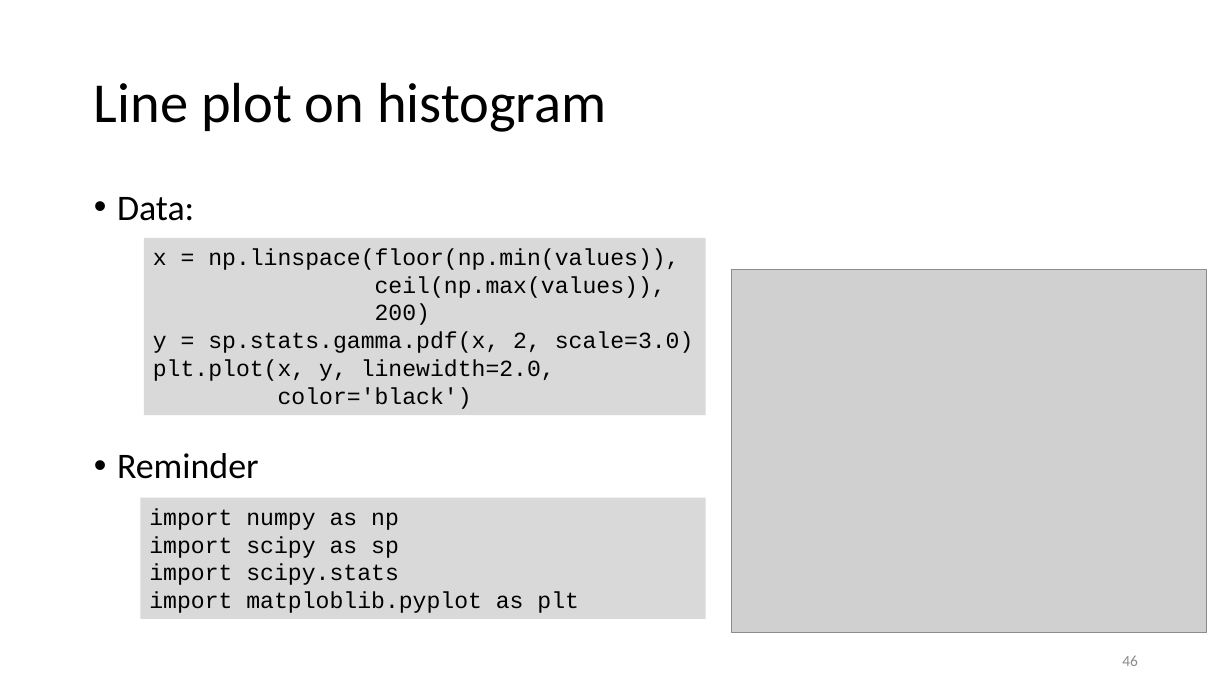
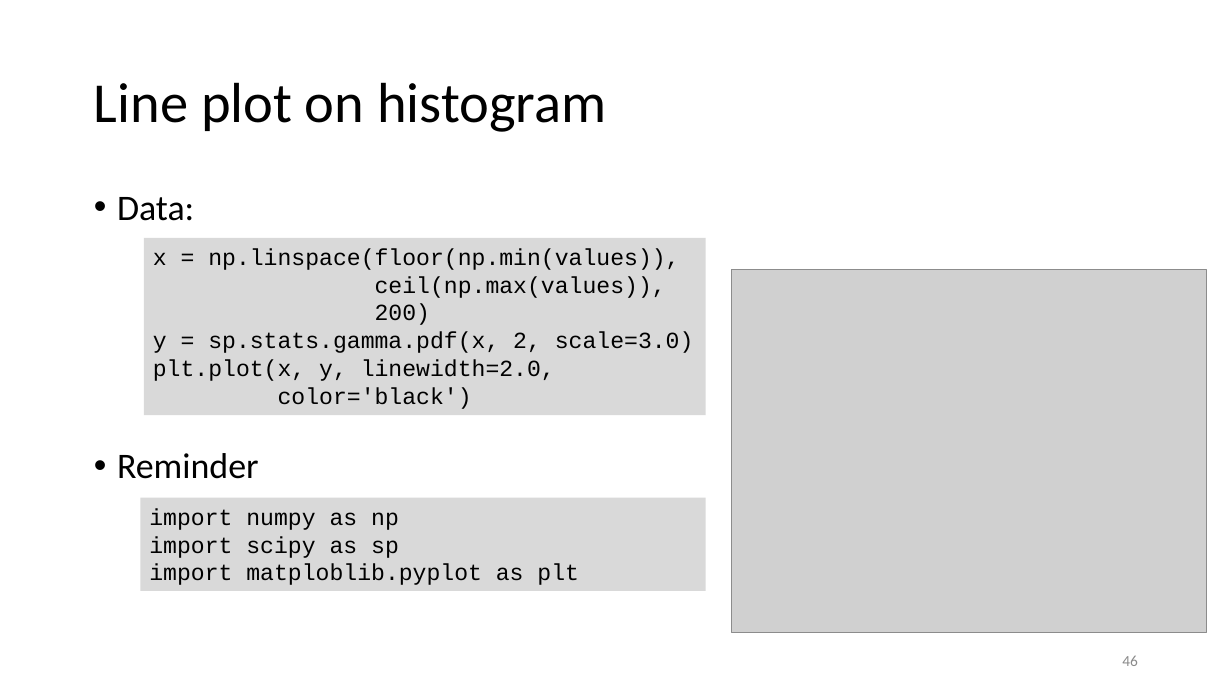
Before and after one commit to gjbex/Scientific-Python, a slide deck: slide 46 of scientific_python.pptx. Drawn at 1232x693 pixels with LibreOffice and Linux fonts; fonts in the diff are those of the drawing; grey boxes stand for pictures. Boxes give left, top, right and bottom in pixels: in the first picture for what was removed or moved away, otherwise in the second. Text is boxed around its words. In the diff, an @@ line names an element or a change of style, - is before the commit and + after.

Commit message:
Remove scipy imports that are no longer required
In the past, you had to import scipy subpackages before you could use them.  This is no longer required, so slides have
been modified accordingly.

```diff
--- a/scientific_python.pptx
+++ b/scientific_python.pptx
@@ rectangle "import numpy as np": place and size @@
-rectangle "import numpy as np" at (140,498,706,619)
+rectangle "import numpy as np" at (140,498,706,592)
@@ text in rectangle at (149,564,398,585): paragraph removed @@
-import scipy.stats
```
Also in this commit, not shown: 5 other slides changed.
